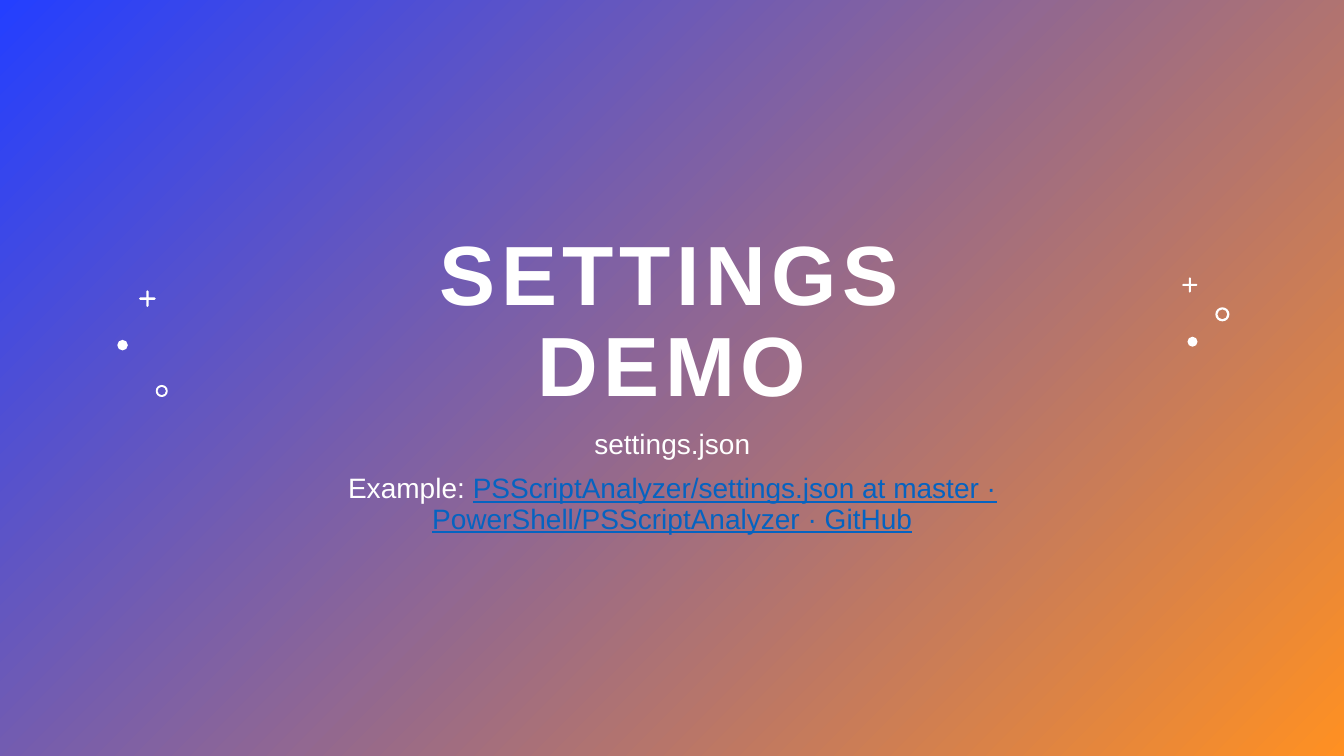
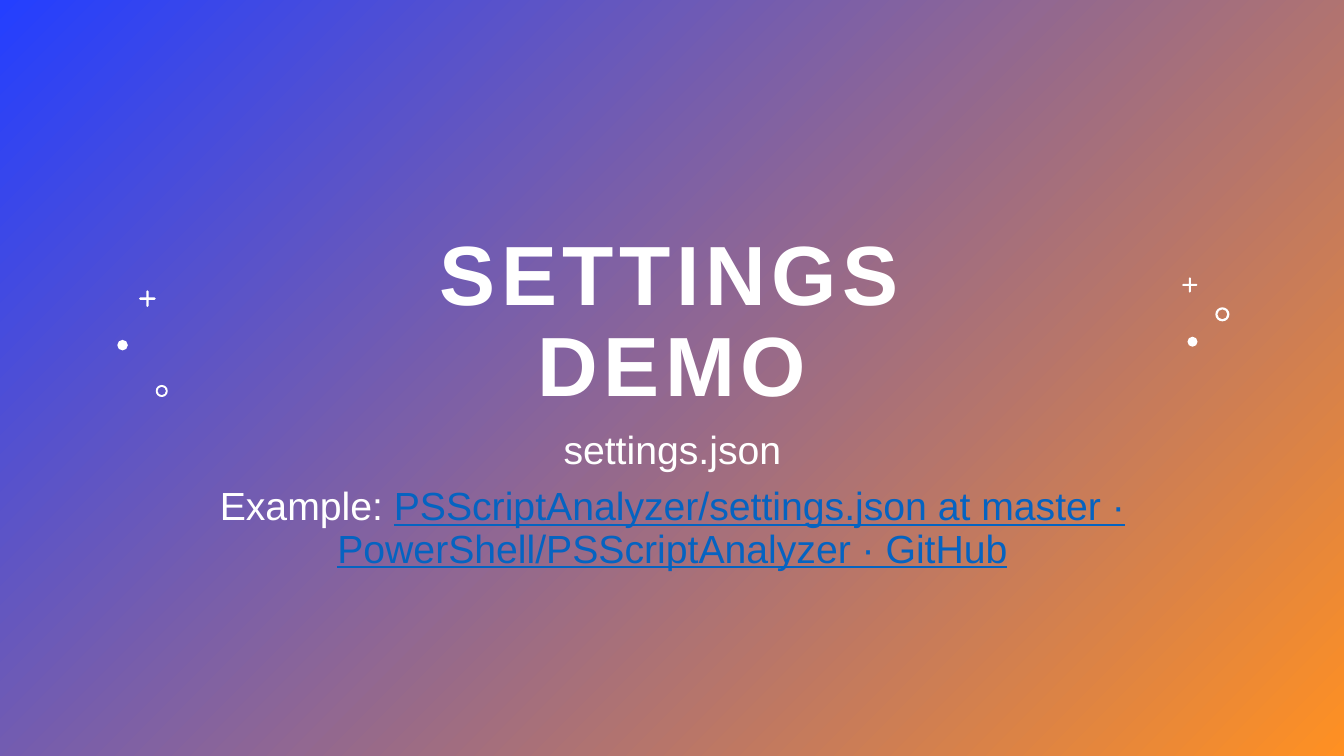
Before and after one commit to bergmeister/pssa-demo, a slide deck: slide 8 of Unleashing the power of Powershell in VS-Code.pptx. Drawn at 1344x756 pixels with LibreOffice and Linux fonts; fonts in the diff are those of the drawing. Boxes give left, top, right and bottom in pixels: in the first picture for what was removed or moved away, otherwise in the second. Text is boxed around its words. In the diff, an @@ line names an element or a change of style, - is before the commit and + after.

```diff
--- a/Unleashing the power of Powershell in VS-Code.pptx
+++ b/Unleashing the power of Powershell in VS-Code.pptx
@@ subtitle "settings.json" at (220,435,1101,571): size 20 to 28 pt @@
```
Also in this commit, not shown: 8 other slides changed.
